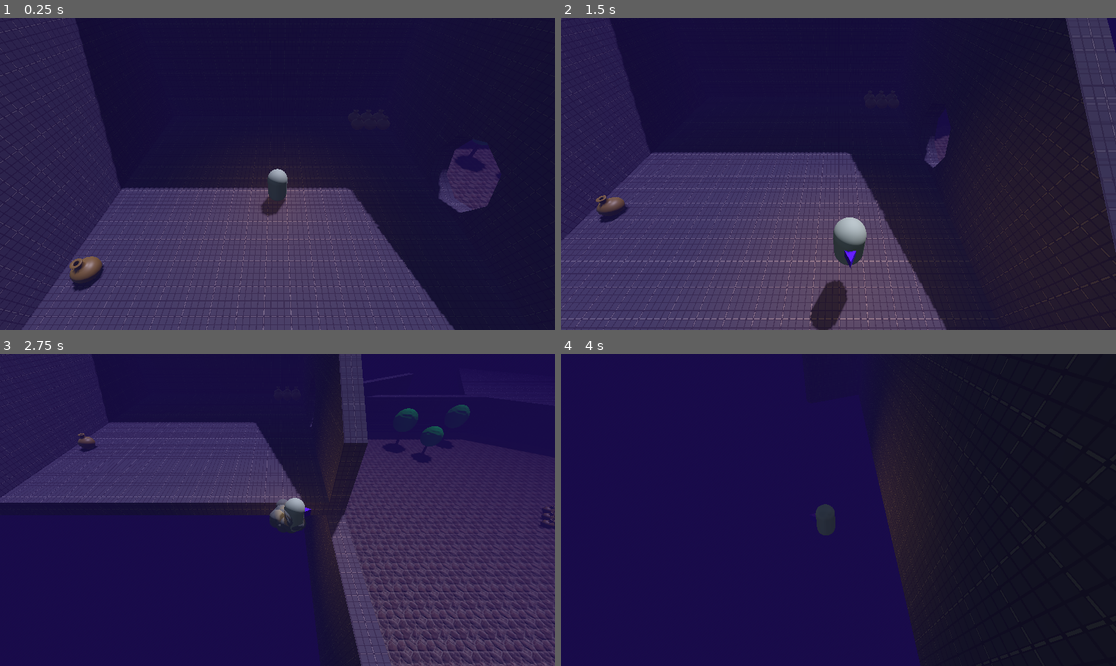
Above: before the commit, frames 1-4 (two rows, left to right).
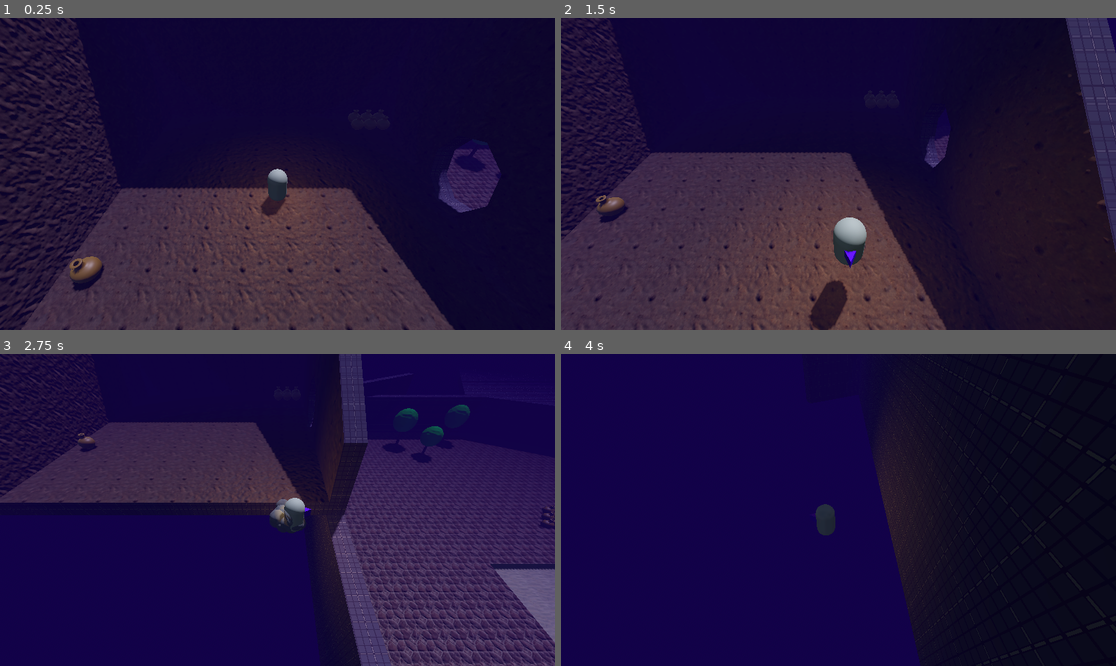
Above: after the commit, the same moments.

Repository: LipskiDev/GodotWildJam86
Game: Godot game, scene res://level/test_level_ferdi.tscn
Two runs of this game, one before a commit and one after it. Both use one fixed random seed, a clock stepped at 60 frames per second and the inputs below.
Inputs:
- Up to frame 1 (0.25 s): no input
- Up to frame 2 (1.5 s): tap Enter (attack) at 0.5 s; hold D (right) 0.53-1.28 s; hold Enter (attack) 0.53-1.28 s; tap Space (jump) at 0.77 s; hold S (back) from 1.28 s (still down); tap Shift (dash) at 1.35 s
- Up to frame 3 (2.75 s): tap Space (jump) at 1.52 s; release S (back) at 2.03 s; hold D (right) from 2.03 s (still down); hold Enter (attack) from 2.03 s (still down)
- Up to frame 4 (4 s): release D (right) at 2.78 s; release Enter (attack) at 2.78 s; hold W (forward) 2.78-3.53 s; tap Shift (dash) at 2.85 s; tap Space (jump) at 3.02, 3.77 s; hold A (left) from 3.53 s (still down); hold Enter (attack) from 3.53 s (still down)

The runs differ from the first frame. In frame 1, 29% of the frame differs, in the area x 0-94%, y 0-100%; in frame 2, 29%; in frame 3, 10%; in frame 4, less than 0.1%.

Commit message:
dirt und sand

Diff:
--- a/project/level/test_level_ferdi.tscn
+++ b/project/level/test_level_ferdi.tscn
@@ -1,13 +1,16 @@
-[gd_scene load_steps=14 format=3 uid="uid://c8qsqy4uupwjb"]
+[gd_scene load_steps=18 format=3 uid="uid://c8qsqy4uupwjb"]
 
 [ext_resource type="PackedScene" uid="uid://drvm475mdagfk" path="res://entities/player/player.tscn" id="1_s3kxx"]
 [ext_resource type="PackedScene" uid="uid://cv7v8afb11jcn" path="res://entities/player/player_camera.tscn" id="2_0ikrv"]
 [ext_resource type="Material" uid="uid://2gfoa0v6l7dr" path="res://level/tools/test_material.tres" id="3_lxehg"]
 [ext_resource type="Texture2D" uid="uid://m11kxamvpght" path="res://assets/textures/grid.png" id="4_gl1uo"]
 [ext_resource type="Material" uid="uid://bfb4l33pr5ja2" path="res://level/tools/wüsten_fliesen.tres" id="4_kqqdx"]
+[ext_resource type="Material" uid="uid://c2bev1ykeep5s" path="res://level/tools/dreck.tres" id="4_v77n0"]
 [ext_resource type="PackedScene" uid="uid://ts0h3qr5grgg" path="res://entities/enemies/Jens.tscn" id="5_1hek3"]
 [ext_resource type="PackedScene" uid="uid://lg0rqoxmmrdx" path="res://entities/objects/vase/vase.tscn" id="6_kqqdx"]
 [ext_resource type="PackedScene" uid="uid://r3rjtqvtt0jf" path="res://entities/objects/tree/tree.tscn" id="6_o788b"]
+[ext_resource type="Texture2D" uid="uid://c4klyf5lku1xg" path="res://assets/textures/sand.png" id="7_01jeq"]
+[ext_resource type="Texture2D" uid="uid://y6rehlj7ksqe" path="res://assets/textures/sand_n.png" id="8_qbde3"]
 
 [sub_resource type="ProceduralSkyMaterial" id="ProceduralSkyMaterial_j55db"]
 sky_horizon_color = Color(0.66224277, 0.6717428, 0.6867428, 1)
@@ -24,6 +27,7 @@
 tonemap_mode = 2
 tonemap_exposure = 0.5
 tonemap_white = 0.5
+glow_enabled = true
 fog_enabled = true
 fog_light_color = Color(0.25882354, 0.15294118, 0.60784316, 1)
 fog_light_energy = 0.2
@@ -41,6 +45,17 @@
 uv1_world_triplanar = true
 texture_filter = 0
 
+[sub_resource type="StandardMaterial3D" id="StandardMaterial3D_qvt8x"]
+albedo_texture = ExtResource("7_01jeq")
+metallic_specular = 0.0
+normal_enabled = true
+normal_scale = 2.0
+normal_texture = ExtResource("8_qbde3")
+uv1_scale = Vector3(0.5, 0.5, 0.5)
+uv1_triplanar = true
+uv1_world_triplanar = true
+texture_filter = 2
+
 [node name="TestLevelFerdi" type="Node3D"]
 
 [node name="WorldEnvironment" type="WorldEnvironment" parent="."]
@@ -77,7 +92,7 @@
 transform = Transform3D(1, 0, 0, 0, 1, 0, 0, 0, 1, 0, 0.5, 0.5)
 operation = 2
 size = Vector3(18, 19, 19)
-material = ExtResource("3_lxehg")
+material = ExtResource("4_v77n0")
 
 [node name="CSGCylinder3D" type="CSGCylinder3D" parent="NavigationRegion3D/CSGCombiner3D"]
 transform = Transform3D(-4.371139e-08, 1, 0, -1, -4.371139e-08, 0, 0, 0, 1, 9.4123535, -7.2027836, 0)
@@ -162,6 +177,12 @@
 size = Vector3(5.640747, 2, 19.060318)
 material = ExtResource("3_lxehg")
 
+[node name="CSGBox3D16" type="CSGBox3D" parent="NavigationRegion3D/CSGCombiner3D"]
+transform = Transform3D(1, 0, 0, 0, 1, 0, 0, 0, 1, 38.14155, -17.946499, 13.793966)
+operation = 2
+size = Vector3(25.512817, 1.443371, 10.728394)
+material = SubResource("StandardMaterial3D_qvt8x")
+
 [node name="Tree" parent="NavigationRegion3D" instance=ExtResource("6_o788b")]
 transform = Transform3D(1, 0, 0, 0, 1, 0, 0, 0, 1, 35.16536, -17.508049, -15.898354)
 
--- /dev/null
+++ b/project/level/tools/dreck.tres
@@ -0,0 +1,14 @@
+[gd_resource type="StandardMaterial3D" load_steps=3 format=3 uid="uid://c2bev1ykeep5s"]
+
+[ext_resource type="Texture2D" uid="uid://8jdebe441c2f" path="res://assets/textures/dreck.png" id="1_0007e"]
+[ext_resource type="Texture2D" uid="uid://dpnlp41723kat" path="res://assets/textures/dreck_n.png" id="2_jwihf"]
+
+[resource]
+albedo_texture = ExtResource("1_0007e")
+metallic_specular = 0.0
+normal_enabled = true
+normal_scale = 2.0
+normal_texture = ExtResource("2_jwihf")
+uv1_scale = Vector3(0.5, 0.5, 0.5)
+uv1_triplanar = true
+uv1_world_triplanar = true
Binary file added: project/assets/textures/dreck.png
Not shown, added: project/assets/textures/dreck.png.import
Binary file added: project/assets/textures/dreck_n.png
Not shown, added: project/assets/textures/dreck_n.png.import
Binary file added: project/assets/textures/sand.png
Not shown, added: project/assets/textures/sand.png.import
Binary file added: project/assets/textures/sand_n.png
Not shown, added: project/assets/textures/sand_n.png.import
